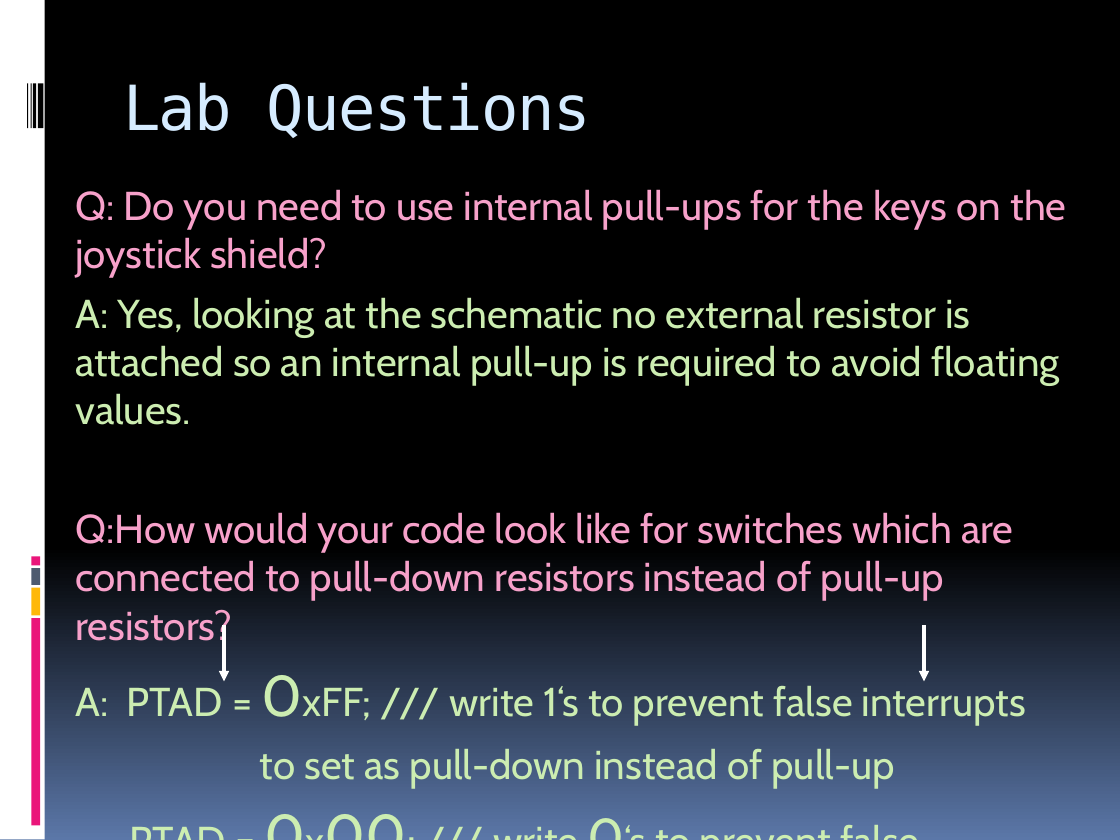
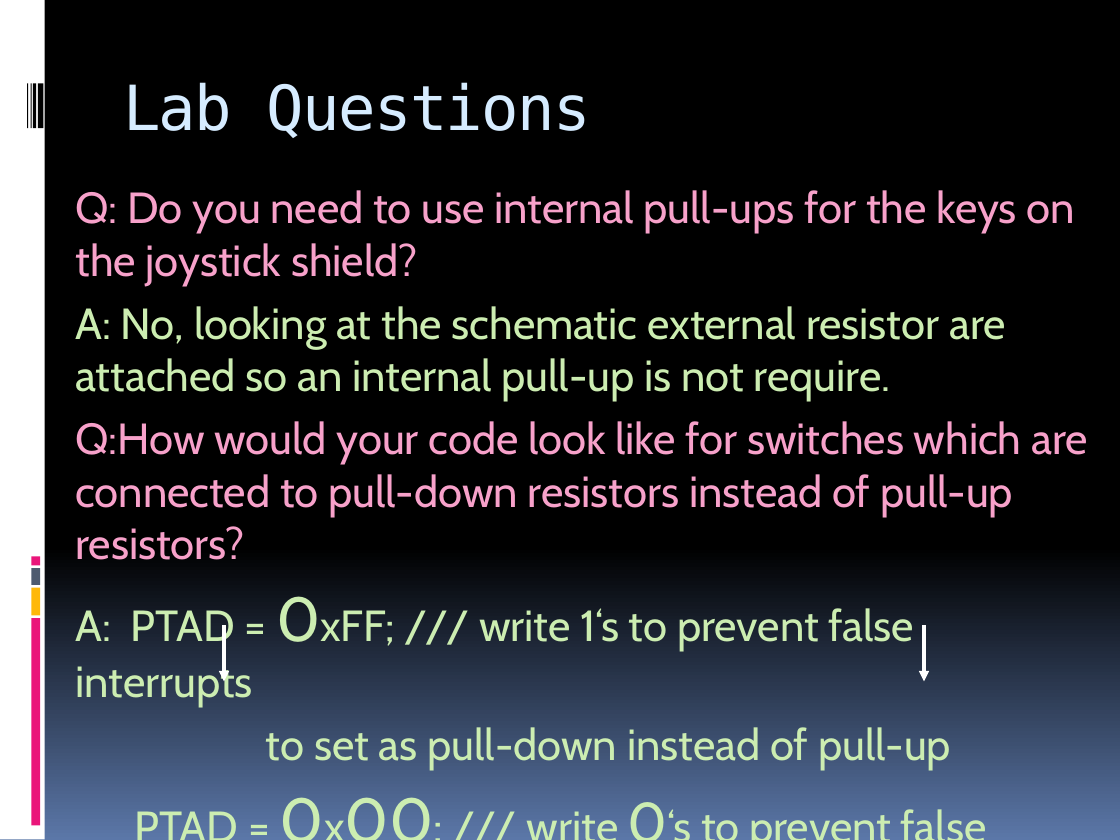
Before and after one commit to Kiefer602/MyTeam, a slide deck: slide 14 of Projects/recap/week5a_recap.pptx. Drawn at 1120x840 pixels with LibreOffice and Linux fonts; fonts in the diff are those of the drawing. Boxes give left, top, right and bottom in pixels: in the first picture for what was removed or moved away, otherwise in the second. Text is boxed around its words. In the diff, an @@ line names an element or a change of style, - is before the commit and + after.

Commit message:
Corrected wrong lab answer in powerpoint

```diff
--- a/Projects/recap/week5a_recap.pptx
+++ b/Projects/recap/week5a_recap.pptx
@@ text at box(75, 190, 1088, 770): size 25.9 to 28 pt in "Q: Do you need to use internal ...", "Q:How would your code look like for ...", "A: PTAD = 0xFF; /// write 1‘s ...", "to set as pull-down instead of pull-up" and 1 more places; size 37 to 40 pt in "0xFF;", "0x00;"; size 33.3 to 36 pt in "0‘s" @@
@@ text at box(75, 306, 1006, 402): text changed; size 25.9 to 28 pt @@
-A: Yes, looking at the schematic no external resistor is attached so an internal pull-up is required to avoid floating values.
+A: No, looking at the schematic external resistor are attached so an internal pull-up is not require.
```
